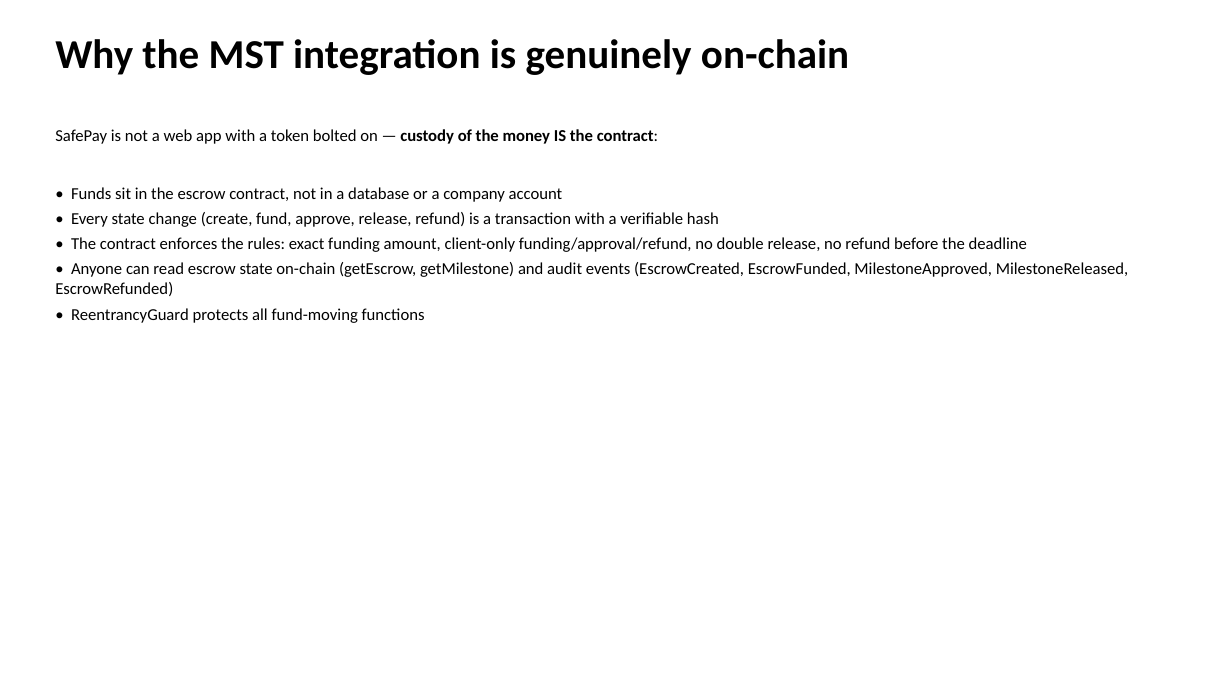
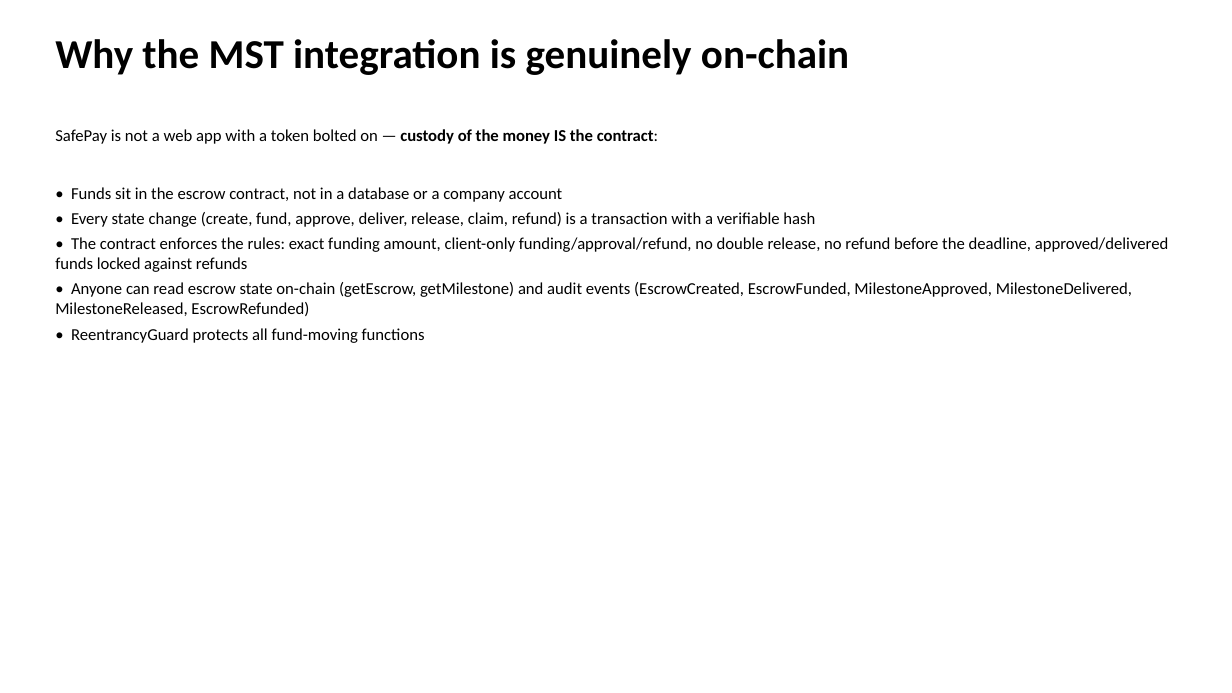
Before and after one commit to eres0045/safepay, a slide deck: slide 6 of docs/safepay-pitch-deck.pptx. Drawn at 1232x693 pixels with LibreOffice and Linux fonts; fonts in the diff are those of the drawing. Boxes give left, top, right and bottom in pixels: in the first picture for what was removed or moved away, otherwise in the second. Text is boxed around its words. In the diff, an @@ line names an element or a change of style, - is before the commit and + after.

Commit message:
Contract v2: delivery + deadline-claim + refund-lock, 11/11 tests, verified Testnet flows, v2 docs/deck

```diff
--- a/docs/safepay-pitch-deck.pptx
+++ b/docs/safepay-pitch-deck.pptx
@@ text at [55, 212, 1168, 316]: text changed @@
-• Every state change (create, fund, approve, release, refund) is a transaction with a verifiable hash
-• The contract enforces the rules: exact funding amount, client-only funding/approval/refund, no double release, no refund before the deadline
-• Anyone can read escrow state on-chain (getEscrow, getMilestone) and audit events (EscrowCreated, EscrowFunded, MilestoneApproved, MilestoneReleased, EscrowRefunded)
+• Every state change (create, fund, approve, deliver, release, claim, refund) is a transaction with a verifiable hash
+• The contract enforces the rules: exact funding amount, client-only funding/approval/refund, no double release, no refund before the deadline, approved/delivered funds locked against refunds
+• Anyone can read escrow state on-chain (getEscrow, getMilestone) and audit events (EscrowCreated, EscrowFunded, MilestoneApproved, MilestoneDelivered, MilestoneReleased, EscrowRefunded)
```
Also in this commit, not shown: 6 other slides changed, 7 other files.
